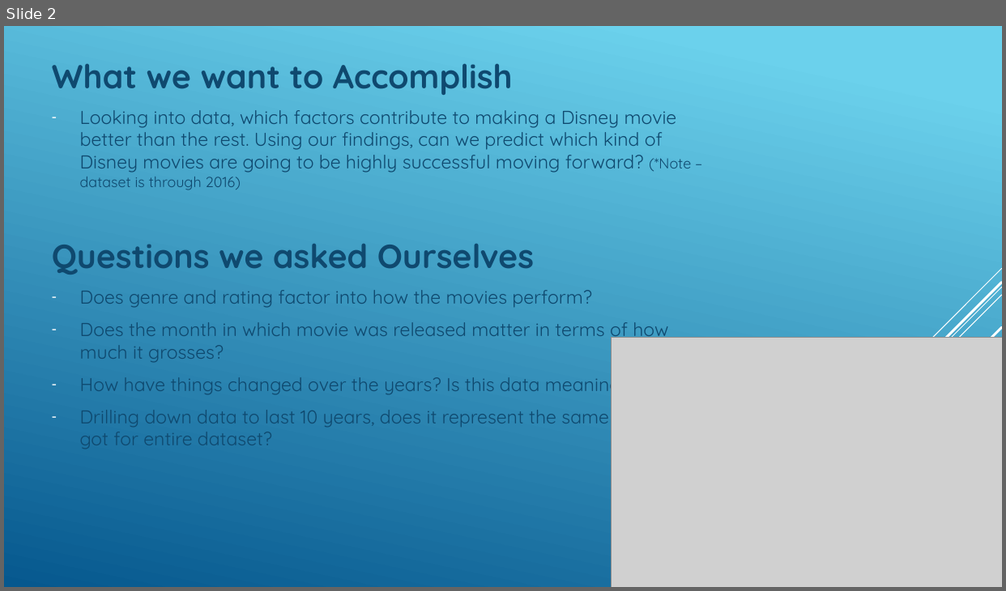
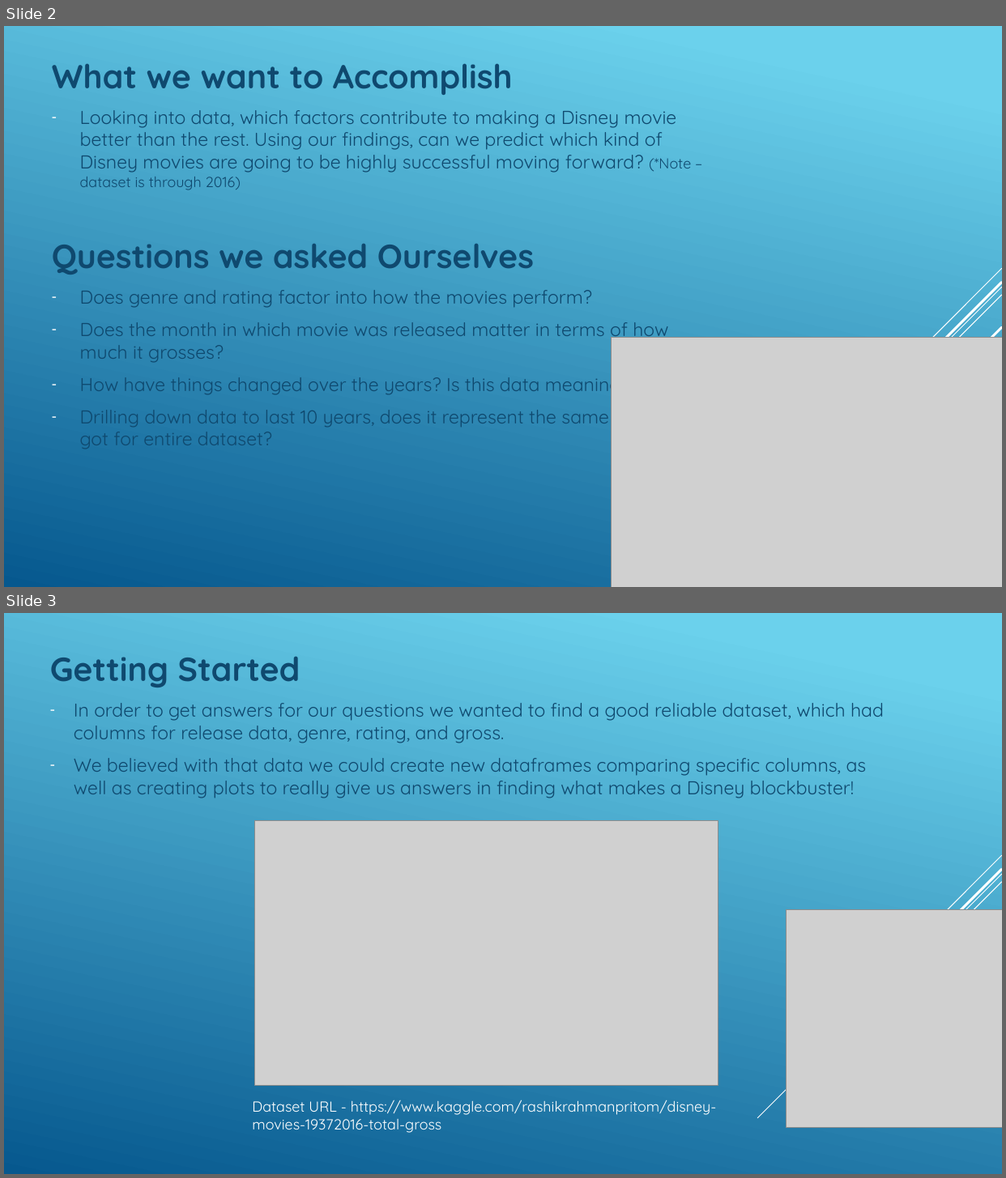
Before and after one commit to Gujaratigirl/butler-groupB-project1, a slide deck: Disney_Project.pptx. Shown one above the other, each under a label of ours: slide 2 before the commit, slides 2 and 3 after it. The pictures are 1006x591 and 1006x1178 pixels, drawn with LibreOffice and Linux fonts; fonts in the diff are those of the drawing; grey boxes stand for pictures. Boxes give left, top, right and bottom in pixels: in the first picture for what was removed or moved away, otherwise in the second. Text is boxed around its words. In the diff, an @@ line names an element or a change of style, - is before the commit and + after.

Commit message:
cleaned plots, and added slide to powerpoint

```diff
--- a/Disney_Project.pptx
+++ b/Disney_Project.pptx
@@ slide 3 added at box(4, 613, 1002, 1174), background gradient #6ED2EB to #06588E; not listed: 4 template elements that a slide beside it also shows @@
@@ text added at box(50, 657, 884, 798), 18 pt, text #0F496F @@
+Getting Started
+– In order to get answers for our questions we wanted to find a good reliable dataset, which had columns for release data, genre, rating, and gross.
+– We believed with that data we could create new dataframes comparing specific columns, as well as creating plots to really give us answers in finding what makes a Disney blockbuster!
@@ picture added at box(255, 821, 718, 1085) @@
@@ picture added at box(786, 910, 1002, 1128) @@
@@ text added at box(252, 1100, 717, 1133), 14 pt, text #FFFFFF @@
+Dataset URL - https://www.kaggle.com/rashikrahmanpritom/disney-movies-19372016-total-gross
```
Also in this commit, not shown: 1 slide changed, 1 other file.
